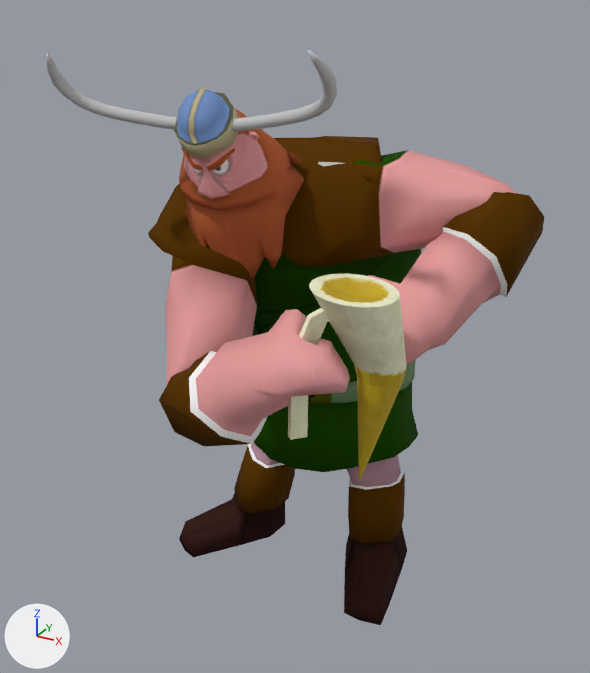
An edit to the OBJ model assets/Animacion/Vikingo/Celebracion/vikingoCelebracion_000496.obj, drawn before and after from the same camera.
The view is the same before and after, from a 50 mm lens placed at (3.98, -6.92, 6.51), pointed at (0.14, 0.05, 3.02). Arrows for +X, +Y and +Z are at lower left; the lights stay in place. Where no turn or scale is listed for an object, it has been applied to the vertices.

In view in the first picture: 'Vilkingo_ikingoH', 'jarra_jarraH'.
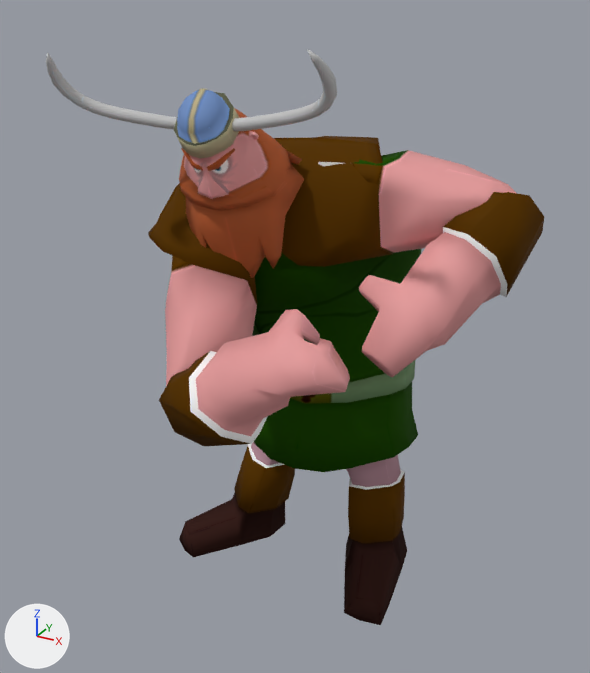
The edits, one by one:
Object 'jarra_jarraH' (ob_jarra_jarrah) is deleted.

Pixel boxes (x1, y1, x2, y2) of what changed, in the pictures (590 x 673 px):
'jarra_jarraH', deleted: before (288, 274, 407, 482)
